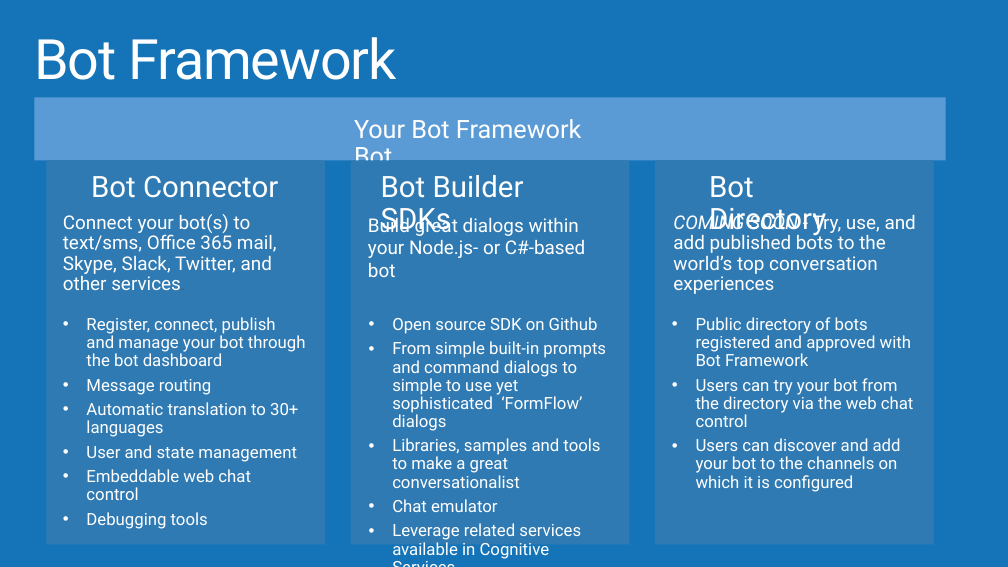
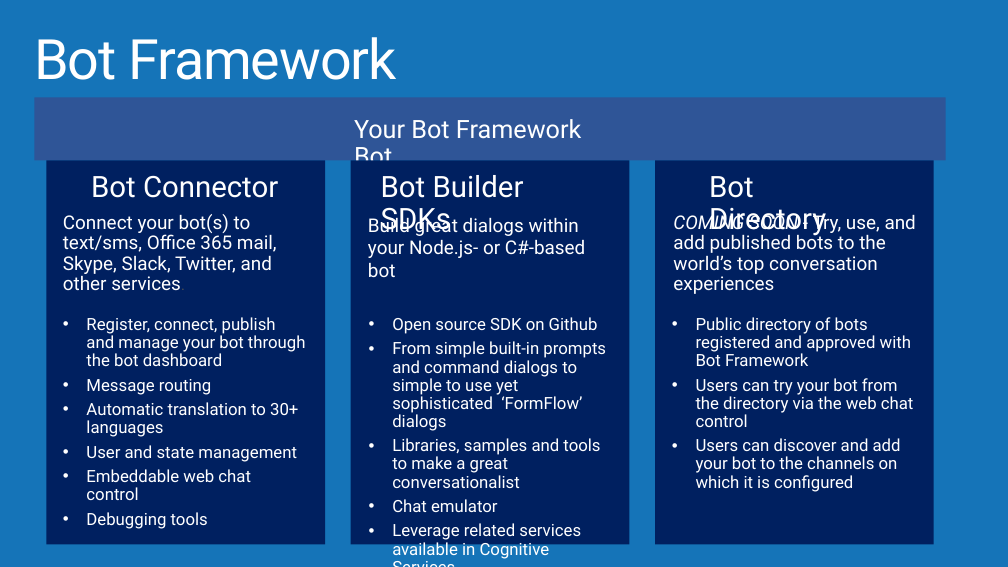
Before and after one commit to AzureCAT-GSI/Big-Data, a slide deck: slide 19 of Architecting Big Data Solutions.pptx. Drawn at 1008x567 pixels with LibreOffice and Linux fonts; fonts in the diff are those of the drawing; background and template pictures are left out. Boxes give left, top, right and bottom in pixels: in the first picture for what was removed or moved away, otherwise in the second. Text is boxed around its words. In the diff, an @@ line names an element or a change of style, - is before the commit and + after.

Commit message:
Corrected Formatting

```diff
--- a/Architecting Big Data Solutions.pptx
+++ b/Architecting Big Data Solutions.pptx
@@ rectangle at box(35, 98, 946, 160): fill #5B9BD5 to #2F5597 @@
@@ fill #307AB3 to #002060 in 3 elements at box(46, 160, 325, 544), box(351, 160, 630, 544), box(655, 160, 934, 544) @@
```
Also in this commit, not shown: 3 other slides changed.
